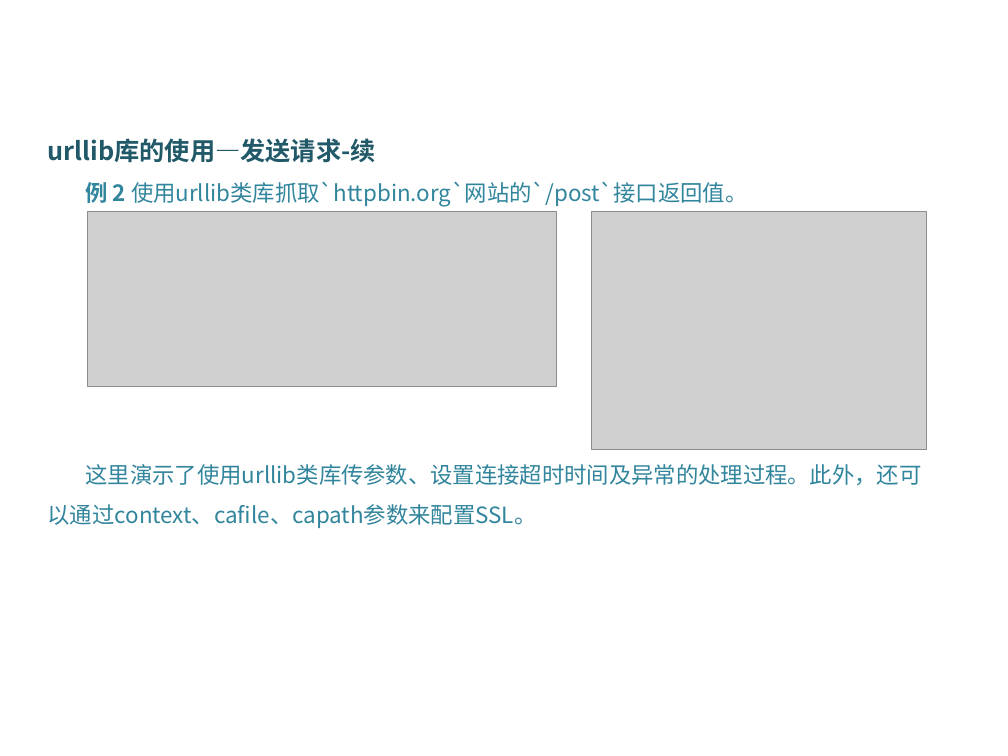
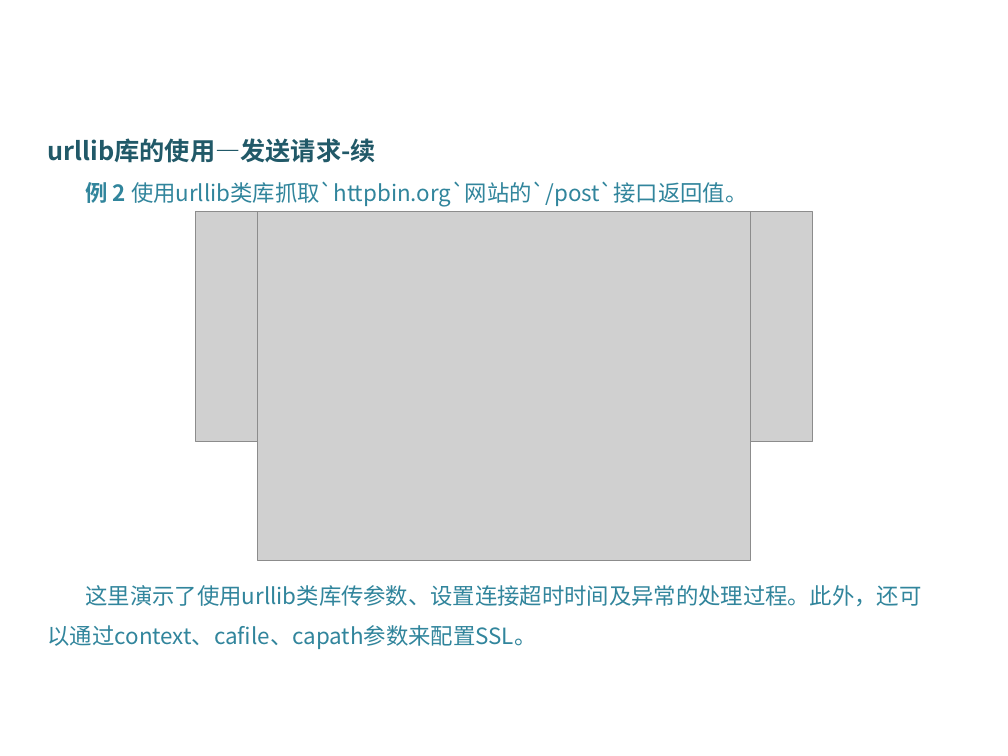
Before and after one commit to DataScienceCoding/Python-Web-Crawler, a slide deck: slide 40 of Python-Web-Crawler.pptx. Drawn at 1008x756 pixels with LibreOffice and Linux fonts; fonts in the diff are those of the drawing; grey boxes stand for pictures; background and template pictures are left out. Boxes give left, top, right and bottom in pixels: in the first picture for what was removed or moved away, otherwise in the second. Text is boxed around its words. In the diff, an @@ line names an element or a change of style, - is before the commit and + after.

```diff
--- a/Python-Web-Crawler.pptx
+++ b/Python-Web-Crawler.pptx
@@ text "urllib库的使用—发送请求-续" rewrapped from bbox=[48, 138, 921, 528] to bbox=[48, 138, 921, 649] @@
@@ picture: place and size @@
-picture at bbox=[88, 212, 556, 386]
+picture at bbox=[196, 212, 812, 442]
@@ picture: place and size @@
-picture at bbox=[592, 212, 927, 450]
+picture at bbox=[258, 212, 750, 560]
```
Also in this commit, not shown: 3 other slides changed, 16 slides added, 8 other files.
